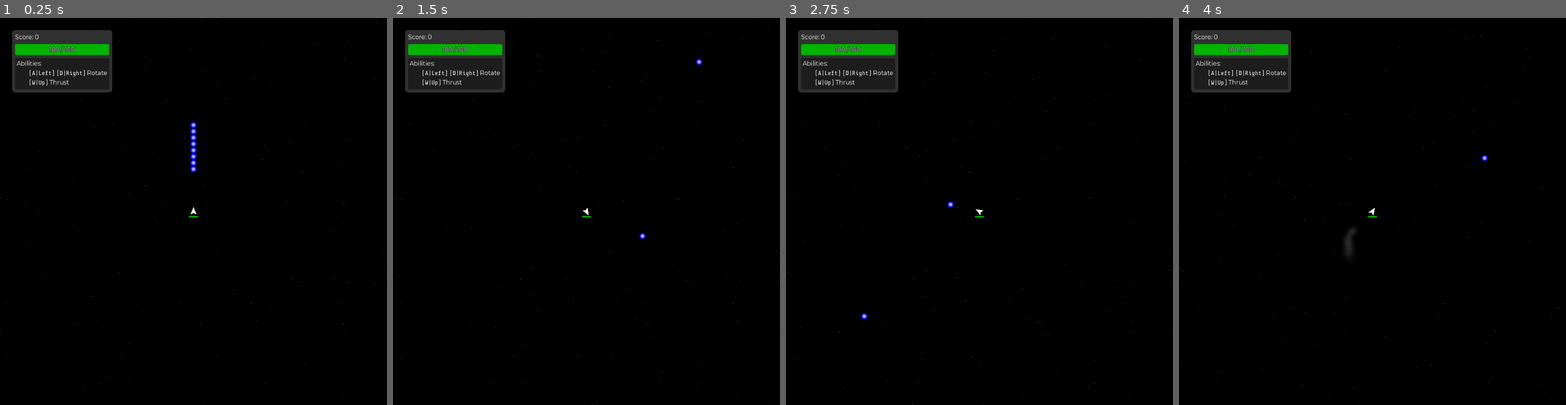
Above: before the commit, frames 1-4 (left to right).
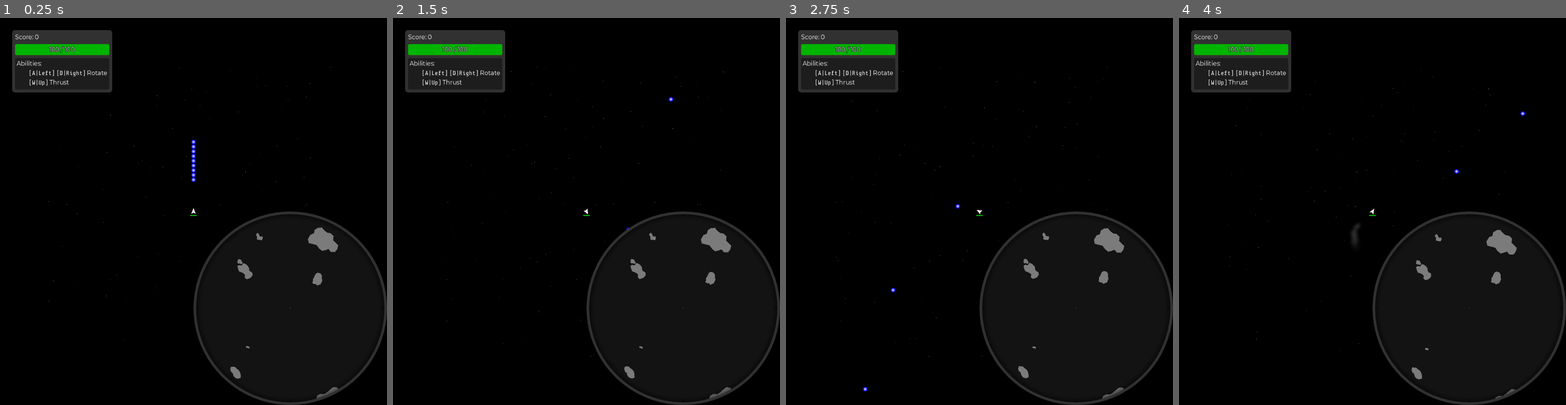
Above: after the commit, the same moments.

Repository: Trantarius/ArcadeGame
Game: Godot game, scene res://main.tscn
The game is run twice, just before and just after one commit, with the same random seed, the same clock (stepped at 60 frames per second) and the same inputs. The engine's default icon, where the game draws it, is replaced by a stand-in: a white triangle on a blue panel in a dark square.
Inputs:
- Up to frame 1 (0.25 s): no input
- Up to frame 2 (1.5 s): hold D (right) 0.53-1.28 s; hold A (left) from 1.28 s (still down)
- Up to frame 3 (2.75 s): release A (left) at 2.03 s; hold D (right) from 2.03 s (still down)
- Up to frame 4 (4 s): release D (right) at 2.78 s; hold W (forward) 2.78-3.53 s; hold A (left) from 3.53 s (still down)

The runs differ from the first frame. In frame 1, 2.0% of the frame differs, in the area x 0-100%, y 0-100%; in frame 2, 1.8%; in frame 3, 1.9%; in frame 4, 1.9%.

Commit message:
minimap and radar

Diff:
--- a/asteroid/asteroid.gd
+++ b/asteroid/asteroid.gd
@@ -41,6 +41,9 @@
 		curvature_limit=to
 		generate()
 
+var polygon:PackedVector2Array
+var polygon_low:PackedVector2Array
+
 static func change_poly_resolution(poly:PackedVector2Array,res:float)->PackedVector2Array:
 	var retpoly:PackedVector2Array = []
 	var dist:float = 0
@@ -82,13 +85,13 @@
 
 ## Generates the polygon for the asteroid in a worker thread.
 static func create_asteroid_polygon(_noise:FastNoiseLite, _noise_strength:float, _radius:float,
-	_stretch_limit:float, _resolution:float, _curvature_limit:float)->PackedVector2Array:
+	_stretch_limit:float, _resolution:float, _curvature_limit:float)->Dictionary:
 
 	_noise=_noise.duplicate()
 
 	# a dummy object to hold a 'done' signal
 	var done_object:Object = Object.new()
-	done_object.add_user_signal("done",[{'name':'poly','type':TYPE_PACKED_VECTOR2_ARRAY}])
+	done_object.add_user_signal("done",[{'name':'ret','type':TYPE_DICTIONARY}])
 	var done_signal:Signal = Signal(done_object, "done")
 
 	var thread_func:Callable=func()->void:
@@ -114,6 +117,7 @@
 			subshape = Geometry2D.convex_hull(subshape)
 			poly = Geometry2D.merge_polygons(poly,subshape)[0]
 		poly = change_poly_resolution(poly,_radius/4)
+		var ret:Dictionary = {'poly_low':poly.duplicate()}
 
 		var normals:PackedVector2Array = calc_poly_normals(poly)
 		for n:int in range(poly.size()):
@@ -131,7 +135,8 @@
 		poly = optimize_curvature(poly,_curvature_limit)
 		if(is_polygon_self_intersecting(poly)):
 			poly=[]
-		done_object.call_deferred("emit_signal","done",poly)
+		ret['poly'] = poly
+		done_object.call_deferred("emit_signal","done",ret)
 
 	WorkerThreadPool.add_task(thread_func)
 	return await done_signal
@@ -154,27 +159,30 @@
 	# with the right parameters, a failed attempt is pretty rare, so just trying again with a new seed will probably fix it
 	const max_attempts:int=5
 
-	var poly:PackedVector2Array = []
+	var polys:Dictionary = {'poly':[]}
 	for a:int in range(max_attempts):
 
 		_generate_running=true
-		poly = await Asteroid.create_asteroid_polygon(noise,noise_strength,radius,stretch_limit,resolution,curvature_limit)
+		polys = await Asteroid.create_asteroid_polygon(
+			noise,noise_strength,radius,stretch_limit,resolution,curvature_limit)
 		_generate_running=false
 		if(_generate_queued):
 			_generate_queued=false
 			generate()
 			return
 
-		if(poly.is_empty()):
+		if(polys.poly.is_empty()):
 			noise.set_block_signals(true)
 			noise.seed += 1
 			noise.set_block_signals(false)
 		else:
 			break
 
-	if(poly.is_empty()):
+	if(polys.poly.is_empty()):
 		push_error("Failed to create asteroid polygon after ",max_attempts," attempts")
 		return
 
-	$Interpolator/Polygon2D.polygon = poly
-	$CollisionPolygon2D.polygon = poly
+	$Interpolator/Polygon2D.polygon = polys.poly
+	$CollisionPolygon2D.polygon = polys.poly
+	polygon = polys.poly
+	polygon_low = polys.poly_low
--- a/asteroid/asteroid.tscn
+++ b/asteroid/asteroid.tscn
@@ -25,7 +25,7 @@
 color_ramp = SubResource("Gradient_84e4i")
 noise = SubResource("FastNoiseLite_53gf4")
 
-[node name="Asteroid" type="RigidBody2D"]
+[node name="Asteroid" type="RigidBody2D" groups=["Asteroids"]]
 collision_mask = 7
 script = ExtResource("1_fifpj")
 noise = SubResource("FastNoiseLite_sf31h")
--- a/enemies/Enemy.gd
+++ b/enemies/Enemy.gd
@@ -11,11 +11,13 @@
 ## Scales point_value for spawning purposes; higher rarity or point_value decreases spawn frequency
 @export var rarity:float = 1
 ## Minimum distance from the player at spawn
-@export var min_spawn_dist:float = 2000
+@export var min_spawn_distance:float = 2000
 ## Maximum distance from the player at spawn
-@export var max_spawn_dist:float = 5000
+@export var max_spawn_distance:float = 5000
 ## Maximum distance from a player before despawning
 @export var despawn_distance:float = 8000
+## Distance at which to show up on radar (<0 to disable)
+@export var radar_distance:float = -1
 
 func _integrate_forces(state: PhysicsDirectBodyState2D) -> void:
 	super(state)
--- a/enemies/EnemySpawner.gd
+++ b/enemies/EnemySpawner.gd
@@ -4,10 +4,6 @@
 @export var spawn_rate:float = 1
 ## Soft maximum total point_value of spawned enemies currently alive
 @export var target_points:float = 10
-## Minimum distance from player to spawn enemies
-@export var min_spawn_distance:float = sqrt(2)*1024
-## Maximum distance from player to spawn enemies
-@export var max_spawn_distance:float = 2048
 
 ## Enemy types to spawn. Each scene's root must have a script extending the Enemy class
 @export var enemy_list:Array[PackedScene]
@@ -81,7 +77,7 @@
 
 		#pick a random position and rotation
 		var theta:float = randf()*TAU
-		var p_rel:Vector2 = Vector2(cos(theta),sin(theta)) * randf_range(min_spawn_distance,max_spawn_distance)
+		var p_rel:Vector2 = Vector2(cos(theta),sin(theta)) * randf_range(enemy.min_spawn_distance,enemy.max_spawn_distance)
 		candidate = Transform2D(randf()*TAU,players.pick_random().position+p_rel)
 
 		#check for collisions
@@ -92,7 +88,7 @@
 		point_found = true
 		for player:Player in players:
 			var dist:float = (player.position-candidate.origin).length()
-			if(dist<min_spawn_distance):
+			if(dist<enemy.min_spawn_distance):
 				point_found=false
 				break
 
--- a/enemies/spiky/spiky_factory.tscn
+++ b/enemies/spiky/spiky_factory.tscn
@@ -10,6 +10,7 @@
 contact_monitor = true
 script = ExtResource("1_8hxwo")
 point_value = 10.0
+radar_distance = 10000.0
 max_health = 100.0
 radius = 48.0
 linear_control_mode = 2
--- a/main.tscn
+++ b/main.tscn
@@ -1,8 +1,10 @@
-[gd_scene load_steps=19 format=3 uid="uid://gvye6ccvjd55"]
+[gd_scene load_steps=21 format=3 uid="uid://gvye6ccvjd55"]
 
 [ext_resource type="PackedScene" uid="uid://crylwoyahw6go" path="res://ui/info_panel.tscn" id="2_8k6rt"]
 [ext_resource type="PackedScene" uid="uid://b4v2b4cphju7v" path="res://ui/debug_menu.tscn" id="3_bx4mw"]
 [ext_resource type="PackedScene" uid="uid://ccgupredk0a3f" path="res://player/player.tscn" id="3_d6lla"]
+[ext_resource type="PackedScene" uid="uid://dxv4bwsrldkqn" path="res://ui/minimap.tscn" id="4_u66eo"]
+[ext_resource type="PackedScene" uid="uid://b20pt1kalrhub" path="res://ui/Radar.tscn" id="5_e1uom"]
 [ext_resource type="Script" path="res://asteroid/AsteroidSpawner.gd" id="5_hea7j"]
 [ext_resource type="Script" path="res://pickups/PickupSpawner.gd" id="6_0lnqi"]
 [ext_resource type="PackedScene" uid="uid://c470br5y4agbp" path="res://pickups/health_pickup.tscn" id="6_h8vvy"]
@@ -38,16 +40,35 @@
 offset_bottom = 0.0
 grow_horizontal = 0
 
+[node name="Minimap" parent="UILayer" instance=ExtResource("4_u66eo")]
+custom_minimum_size = Vector2(512, 512)
+anchors_preset = 3
+anchor_left = 1.0
+anchor_top = 1.0
+anchor_right = 1.0
+anchor_bottom = 1.0
+offset_left = -512.0
+offset_top = -512.0
+offset_right = 0.0
+offset_bottom = 0.0
+grow_horizontal = 0
+grow_vertical = 0
+
+[node name="Radar" parent="UILayer" instance=ExtResource("5_e1uom")]
+offset_right = 0.0
+offset_bottom = 0.0
+
 [node name="EnemySpawner" type="Node" parent="."]
 script = ExtResource("6_xg0x2")
 target_points = 100.0
-min_spawn_distance = 2048.0
 enemy_list = Array[PackedScene]([ExtResource("6_x6syn"), ExtResource("6_x7aoa")])
 
 [node name="AsteroidSpawner" type="Node" parent="."]
 script = ExtResource("5_hea7j")
 asteroid_count = 10.0
 max_linear_momentum = 20.0
+spawn_distance = 8000.0
+despawn_distance = 10000.0
 
 [node name="PickupSpawner" type="Node" parent="."]
 script = ExtResource("6_0lnqi")
--- a/player/player.tscn
+++ b/player/player.tscn
@@ -95,6 +95,7 @@
 
 [node name="Camera2D" type="Camera2D" parent="."]
 top_level = true
+zoom = Vector2(0.75, 0.75)
 script = ExtResource("2_ccbte")
 
 [node name="AmbientParticles" type="GPUParticles2D" parent="Camera2D"]
--- /dev/null
+++ b/ui/Radar.tscn
@@ -0,0 +1,17 @@
+[gd_scene load_steps=2 format=3 uid="uid://b20pt1kalrhub"]
+
+[ext_resource type="Script" path="res://ui/radar.gd" id="1_255y2"]
+
+[node name="Radar" type="AspectRatioContainer"]
+anchors_preset = 15
+anchor_right = 1.0
+anchor_bottom = 1.0
+offset_right = 928.0
+offset_bottom = -161.0
+grow_horizontal = 2
+grow_vertical = 2
+script = ExtResource("1_255y2")
+color = Color(1, 0.105882, 0, 0.47451)
+
+[node name="Control" type="Control" parent="."]
+layout_mode = 2
--- /dev/null
+++ b/ui/minimap.gd
@@ -0,0 +1,40 @@
+extends Control
+
+@export var radar_range:float = 100.0
+
+@export var asteroid_color:Color
+@export var enemy_color:Color
+@export var player_color:Color
+
+var center:Vector2
+@export var circle_tex:Texture2D
+
+# Called when the node enters the scene tree for the first time.
+func _ready() -> void:
+	pass # Replace with function body.
+
+func _process(_delta: float) -> void:
+	queue_redraw()
+
+func _draw()->void:
+	center = get_viewport().get_camera_2d().get_screen_center_position()
+	var tform:Transform2D = Transform2D.IDENTITY.translated(-center).scaled(size/radar_range).translated(size/2)
+	draw_set_transform_matrix(tform)
+
+	var asteroids:Array = get_tree().get_nodes_in_group(&'Asteroids')
+	for asteroid:Asteroid in asteroids:
+		if(asteroid.polygon_low.size()>=3):
+			draw_set_transform_matrix(tform * asteroid.global_transform)
+			draw_colored_polygon(asteroid.polygon_low,asteroid_color)
+
+	draw_set_transform_matrix(tform)
+	draw_group(&'Enemies',enemy_color)
+	draw_group(&'Players',player_color)
+
+func draw_group(group:StringName, color:Color)->void:
+	var nodes:Array = get_tree().get_nodes_in_group(group)
+	for node:Node2D in nodes:
+		var radius = max(node.radius,radar_range/size.x/2) * 1.5;
+		draw_texture_rect(circle_tex,Rect2(node.global_position-Vector2(radius,radius),
+			Vector2(radius,radius)*2),false,color)
+		#draw_circle(node.global_position, max(node.radius,radar_range/size.x/2), color)
--- /dev/null
+++ b/ui/minimap.tscn
@@ -0,0 +1,75 @@
+[gd_scene load_steps=7 format=3 uid="uid://dxv4bwsrldkqn"]
+
+[ext_resource type="Script" path="res://ui/minimap.gd" id="1_gluvr"]
+
+[sub_resource type="StyleBoxFlat" id="StyleBoxFlat_750l8"]
+bg_color = Color(0.0745098, 0.0745098, 0.0745098, 1)
+corner_radius_top_left = 256
+corner_radius_top_right = 256
+corner_radius_bottom_right = 256
+corner_radius_bottom_left = 256
+corner_detail = 20
+
+[sub_resource type="Gradient" id="Gradient_wslgv"]
+offsets = PackedFloat32Array(0.955696, 1)
+colors = PackedColorArray(1, 1, 1, 1, 1, 1, 1, 0)
+
+[sub_resource type="GradientTexture2D" id="GradientTexture2D_tqv2f"]
+gradient = SubResource("Gradient_wslgv")
+fill = 1
+fill_from = Vector2(0.5, 0.5)
+fill_to = Vector2(1, 0.5)
+
+[sub_resource type="StyleBoxFlat" id="StyleBoxFlat_5e3i5"]
+draw_center = false
+border_width_left = 20
+border_width_top = 20
+border_width_right = 20
+border_width_bottom = 20
+border_color = Color(0, 0, 0, 0.603922)
+border_blend = true
+corner_radius_top_left = 256
+corner_radius_top_right = 256
+corner_radius_bottom_right = 256
+corner_radius_bottom_left = 256
+corner_detail = 20
+
+[sub_resource type="StyleBoxFlat" id="StyleBoxFlat_6koks"]
+draw_center = false
+border_width_left = 8
+border_width_top = 8
+border_width_right = 8
+border_width_bottom = 8
+border_color = Color(0.192157, 0.192157, 0.192157, 1)
+corner_radius_top_left = 256
+corner_radius_top_right = 256
+corner_radius_bottom_right = 256
+corner_radius_bottom_left = 256
+corner_detail = 20
+expand_margin_left = 1.0
+expand_margin_top = 1.0
+expand_margin_right = 1.0
+expand_margin_bottom = 1.0
+
+[node name="Minimap" type="PanelContainer"]
+clip_children = 2
+offset_right = 512.0
+offset_bottom = 512.0
+theme_override_styles/panel = SubResource("StyleBoxFlat_750l8")
+
+[node name="contents" type="Control" parent="."]
+layout_mode = 2
+script = ExtResource("1_gluvr")
+radar_range = 16000.0
+asteroid_color = Color(0.482353, 0.482353, 0.482353, 1)
+enemy_color = Color(0.835294, 0.337255, 0.360784, 1)
+player_color = Color(0.235294, 0.258824, 0.568627, 1)
+circle_tex = SubResource("GradientTexture2D_tqv2f")
+
+[node name="Shadow" type="PanelContainer" parent="."]
+layout_mode = 2
+theme_override_styles/panel = SubResource("StyleBoxFlat_5e3i5")
+
+[node name="Border" type="PanelContainer" parent="."]
+layout_mode = 2
+theme_override_styles/panel = SubResource("StyleBoxFlat_6koks")
--- /dev/null
+++ b/ui/radar.gd
@@ -0,0 +1,29 @@
+extends AspectRatioContainer
+
+@export var color:Color
+var lcurve:Curve
+
+# Called when the node enters the scene tree for the first time.
+func _ready() -> void:
+	lcurve = Curve.new()
+	lcurve.add_point(Vector2(0,1))
+	lcurve.add_point(Vector2(1,0))
+	pass # Replace with function body.
+
+
+# Called every frame. 'delta' is the elapsed time since the previous frame.
+func _process(_delta: float) -> void:
+	for child:Node in $Control.get_children():
+		child.queue_free()
+	var enemies:Array = get_tree().get_nodes_in_group(&'Enemies')
+	var campos:Vector2 = get_viewport().get_camera_2d().get_screen_center_position()
+	for enemy:Enemy in enemies:
+		if(enemy.radar_distance > 0 && (enemy.global_position - campos).length()<enemy.radar_distance):
+			var arrow:Line2D = Line2D.new()
+			arrow.add_point((enemy.global_position - campos).normalized() * 0.4 * $Control.size.x)
+			arrow.add_point((enemy.global_position - campos).normalized() * 0.45 * $Control.size.x)
+			arrow.width_curve = lcurve
+			arrow.width = 64
+			arrow.default_color = color
+			$Control.add_child(arrow)
+			arrow.position = $Control.size/2
